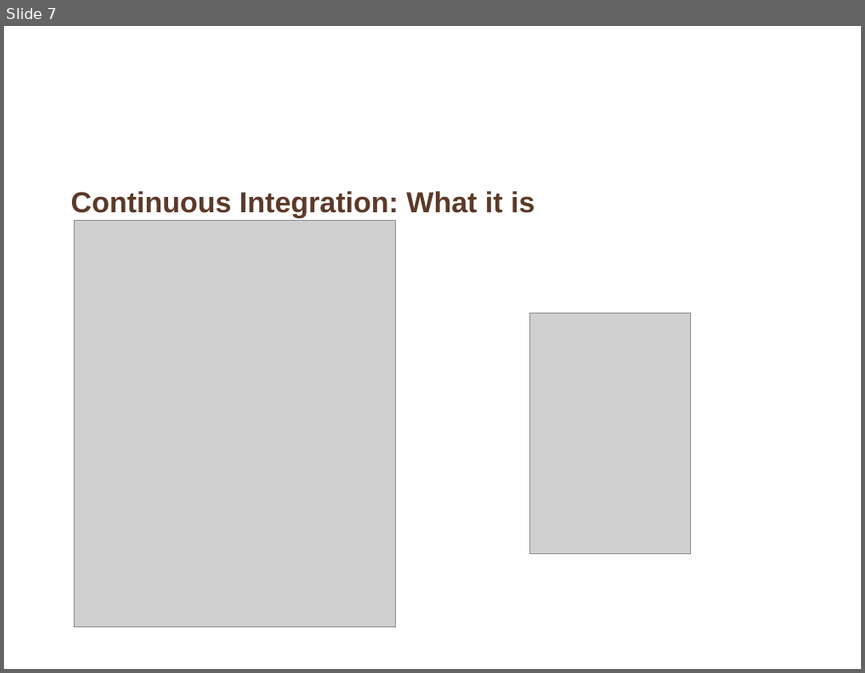
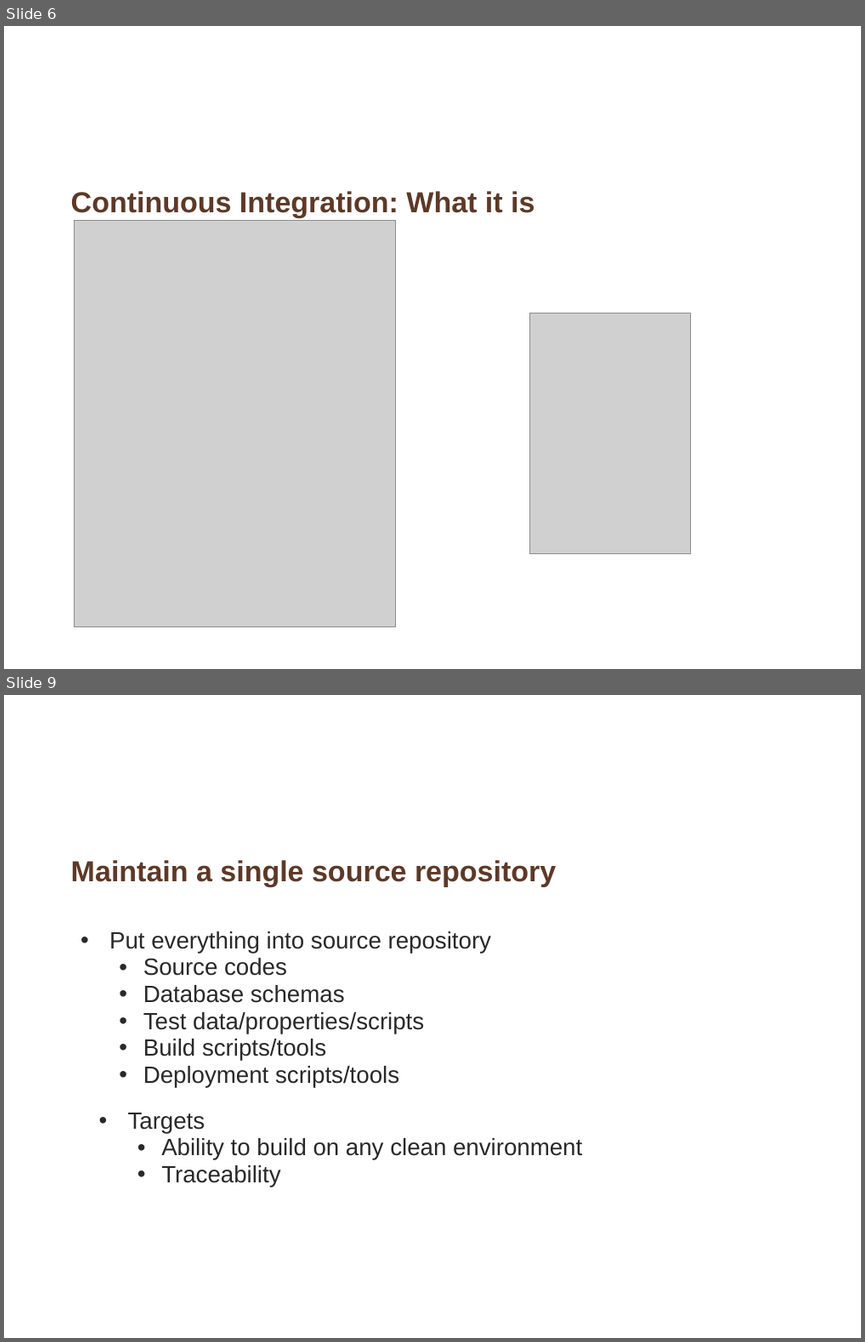
Before and after one commit to whimet/cruisetraining, a slide deck: Introduction_continuous_integration.ppt. Shown one above the other, each under a label of ours: slide 7 before the commit, slides 6 and 9 after it; the slides between them are not shown. The pictures are 865x673 and 865x1342 pixels, drawn with LibreOffice and Linux fonts; fonts in the diff are those of the drawing; grey boxes stand for pictures; background and template pictures are left out. Boxes give left, top, right and bottom in pixels: in the first picture for what was removed or moved away, otherwise in the second. Text is boxed around its words. In the diff, an @@ line names an element or a change of style, - is before the commit and + after.

```diff
--- a/Introduction_continuous_integration.ppt
+++ b/Introduction_continuous_integration.ppt
@@ slide 9 added at [4,695,861,1338], background picture (left out) @@
@@ title added at [71,860,556,886], 27 pt, text #5D3927, bold @@
+Maintain a single source repository
@@ text added at [109,931,491,1087], 22 pt, text #292929 @@
+  • Put everything into source repository
+    • Source codes
+    • Database schemas
+    • Test data/properties/scripts
+    • Build scripts/tools
+    • Deployment scripts/tools
@@ text added at [128,1112,582,1186], 22 pt, text #292929 @@
+  • Targets
+    • Ability to build on any clean environment
+    • Traceability
@@ what was slide 7 is now slide 6 @@
```
Also in this commit, not shown: 2 slides changed, 10 other slides added, 9 slides removed.
